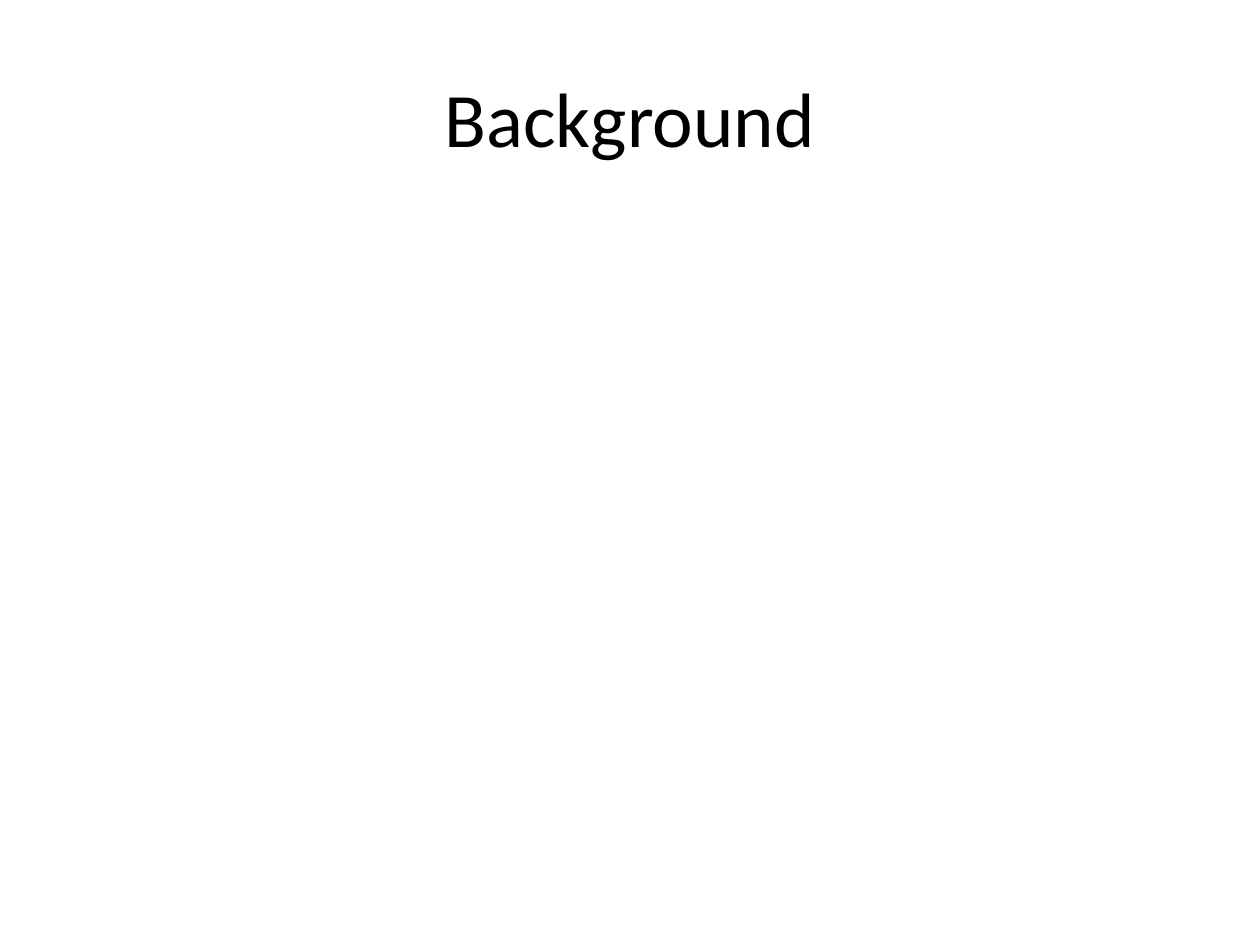
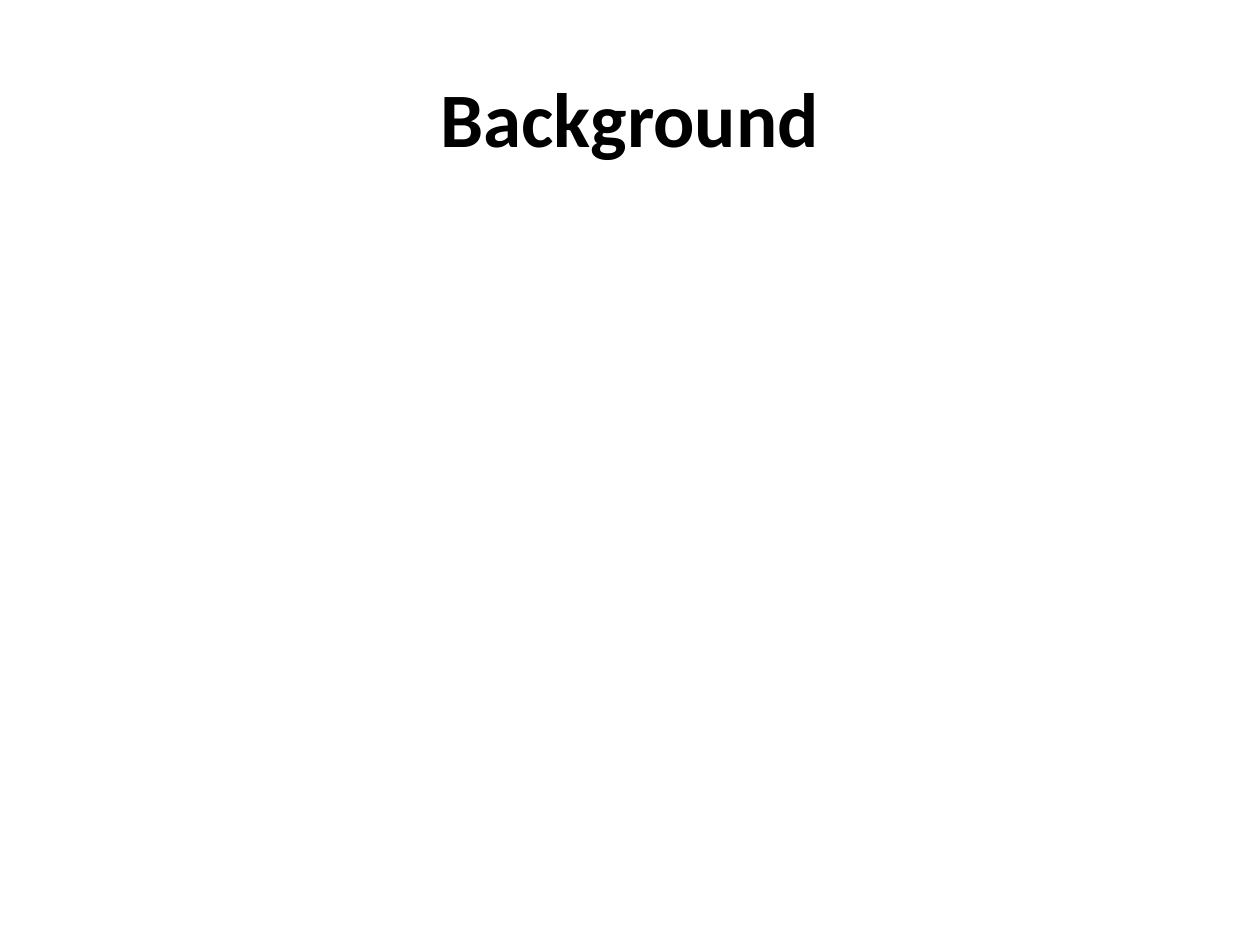
Before and after one commit to Hankli/VirtualEnvironments-Project, a slide deck: slide 3 of Documents/Presentations/Mock Presentation.pptx. Drawn at 1260x945 pixels with LibreOffice and Linux fonts; fonts in the diff are those of the drawing; background and template pictures are left out. Boxes give left, top, right and bottom in pixels: in the first picture for what was removed or moved away, otherwise in the second. Text is boxed around its words. In the diff, an @@ line names an element or a change of style, - is before the commit and + after.

```diff
--- a/Documents/Presentations/Mock Presentation.pptx
+++ b/Documents/Presentations/Mock Presentation.pptx
@@ title "Background" at (x1=441, y1=93, x2=819, y2=160): bold on @@
```
Also in this commit, not shown: 10 other slides changed.
